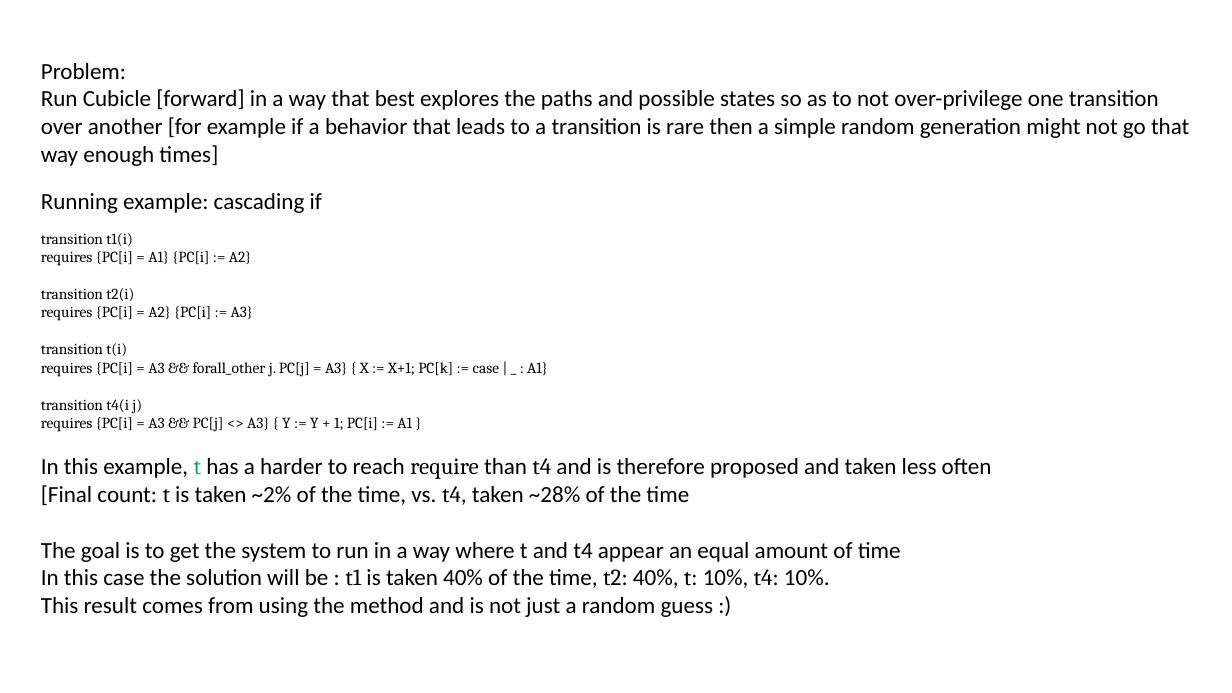
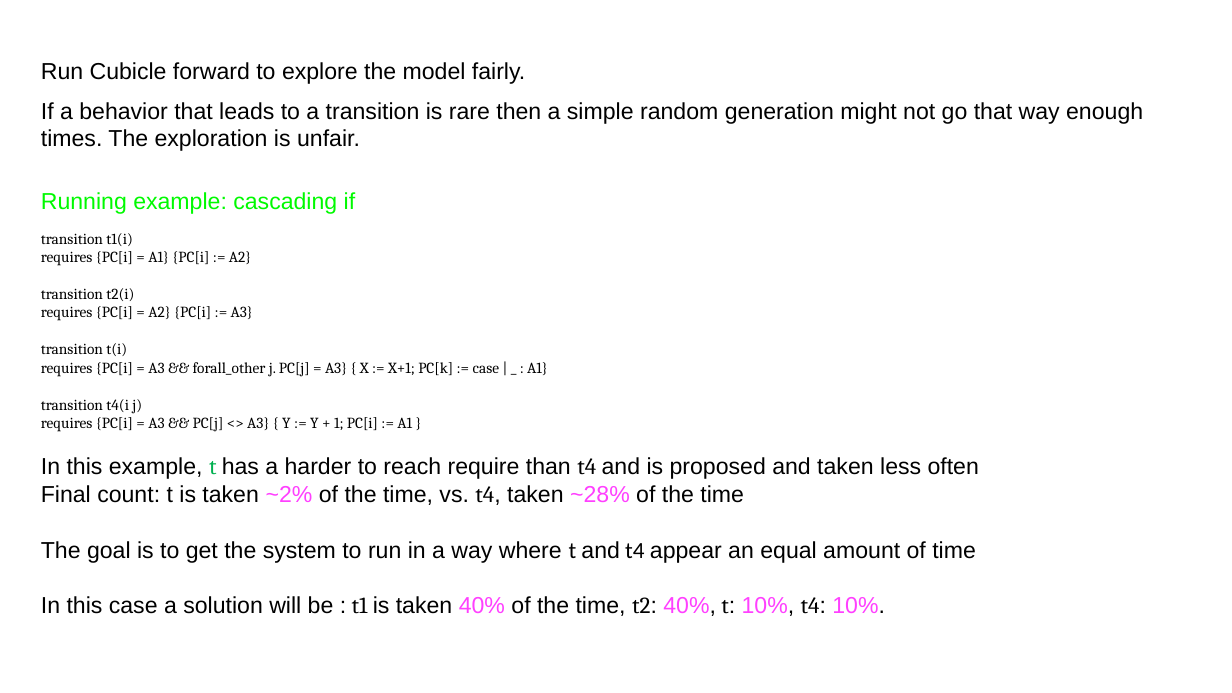
Before and after one commit to cubicle-model-checker/cubicle, a slide deck: slide 2 of mcmc_method.pptx (slide 1 before the commit). Drawn at 1232x693 pixels with LibreOffice and Linux fonts; fonts in the diff are those of the drawing. Boxes give left, top, right and bottom in pixels: in the first picture for what was removed or moved away, otherwise in the second. Text is boxed around its words. In the diff, an @@ line names an element or a change of style, - is before the commit and + after.

Commit message:
more or less finished summary

```diff
--- a/mcmc_method.pptx
+++ b/mcmc_method.pptx
@@ text at [41, 62, 1143, 151]: text changed; font Calibri to Arial @@
-Problem:
-Run Cubicle [forward] in a way that best explores the paths and possible states so as to not over-privilege one transition over another [for example if a behavior that leads to a transition is rare then a simple random generation might not go that way enough times]
+Run Cubicle forward to explore the model fairly.
+If a behavior that leads to a transition is rare then a simple random generation might not go that way enough times. The exploration is unfair.
@@ text "Running example: cascading if" at [41, 192, 356, 214]: font Calibri to Arial, text colour #000000 to #00FA00 @@
@@ text at [41, 457, 979, 505]: text changed; font Calibri to Arial @@
-In this example, t has a harder to reach require than t4 and is therefore proposed and taken less often
-[Final count: t is taken ~2% of the time, vs. t4, taken ~28% of the time
+In this example, t has a harder to reach require than t4 and is proposed and taken less often
+Final count: t is taken ~2% of the time, vs. t4, taken ~28% of the time
@@ text at [41, 541, 976, 563]: font Calibri to Arial in "The goal is to get the system ..." @@
@@ text at [41, 596, 885, 616]: text changed; font Calibri to Arial @@
-In this case the solution will be : t1 is taken 40% of the time, t2: 40%, t: 10%, t4: 10%.
-This result comes from using the method and is not just a random guess :)
+In this case a solution will be : t1 is taken 40% of the time, t2: 40%, t: 10%, t4: 10%.
```
Also in this commit, not shown: 8 other slides changed, 15 slides added, 3 slides removed.
